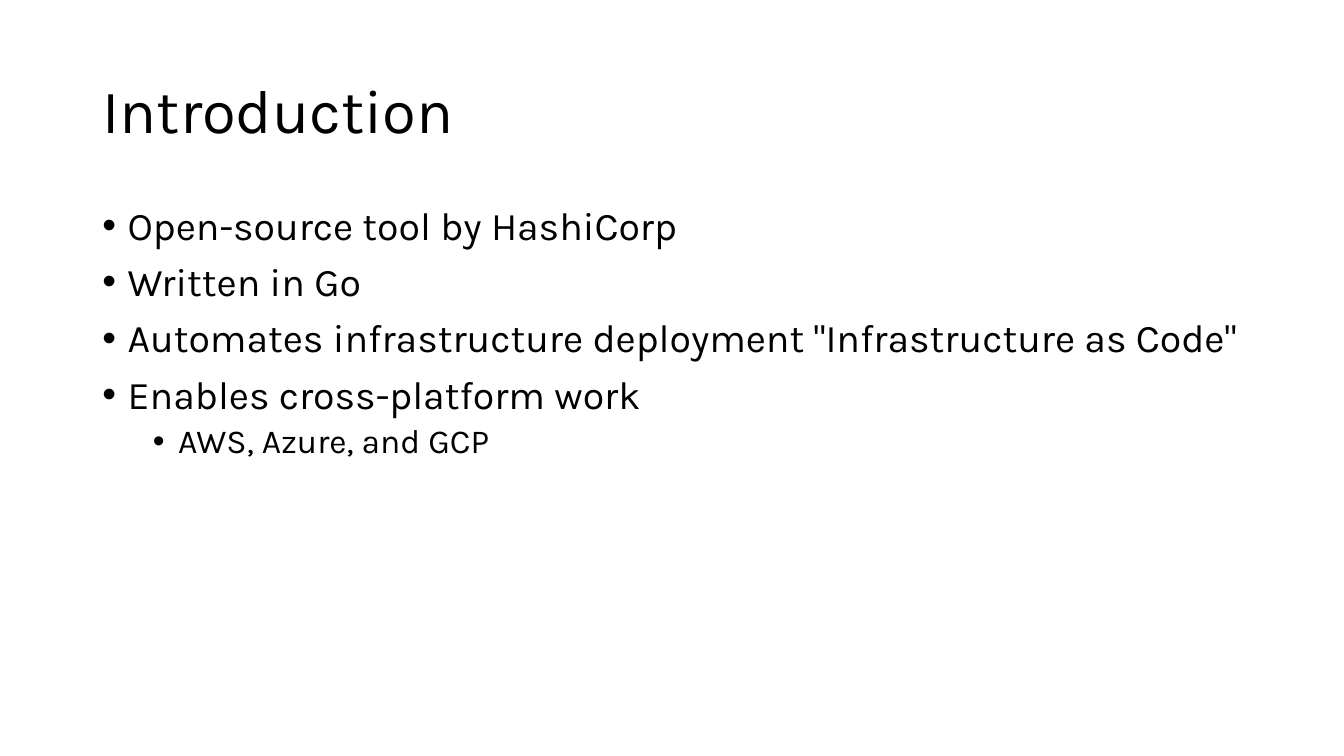
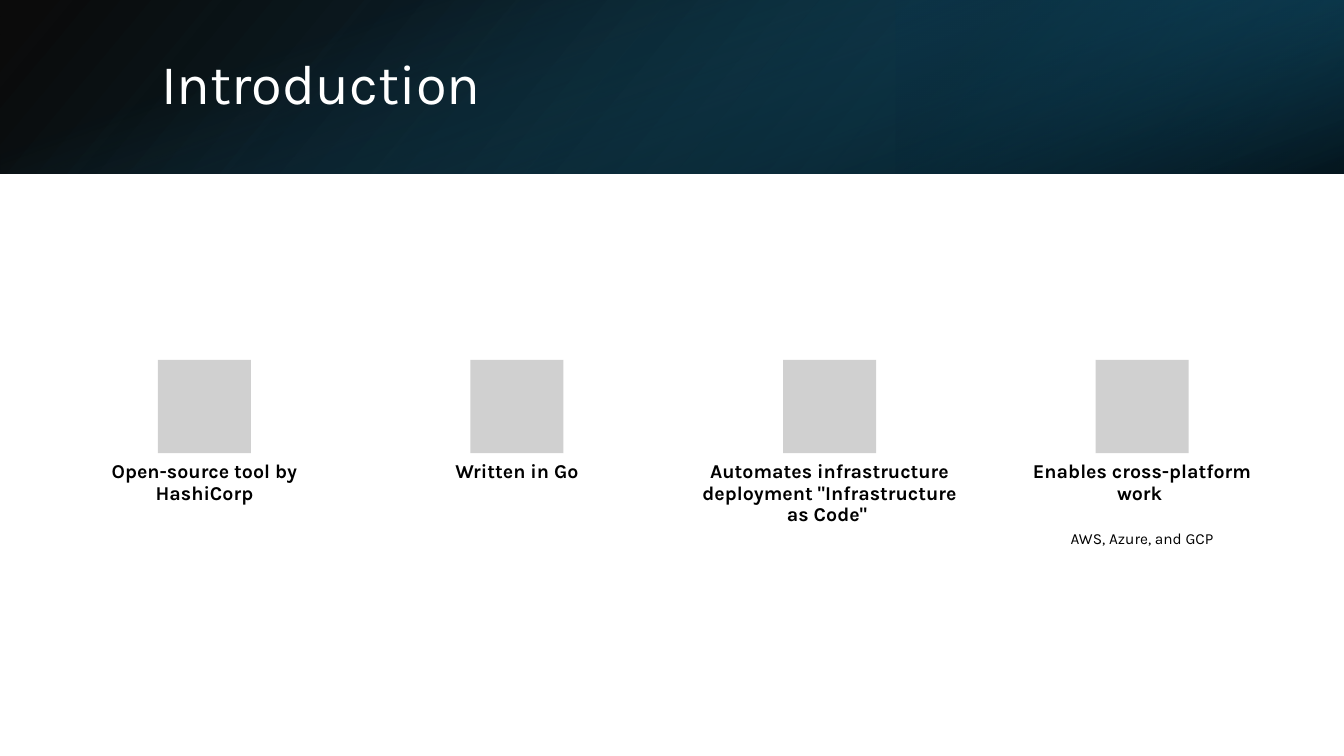
Before and after one commit to sebivenlo/esd-2024-terraform, a slide deck: slide 4 of Presentation/Terraform.pptx. Drawn at 1344x756 pixels with LibreOffice and Linux fonts; fonts in the diff are those of the drawing; grey boxes stand for pictures. Boxes give left, top, right and bottom in pixels: in the first picture for what was removed or moved away, otherwise in the second. Text is boxed around its words. In the diff, an @@ line names an element or a change of style, - is before the commit and + after.

```diff
--- a/Presentation/Terraform.pptx
+++ b/Presentation/Terraform.pptx
@@ rectangle added at bbox=[0, 0, 1344, 173], fill gradient #000000 to #104862 @@
@@ rectangle added at bbox=[0, 1, 1343, 174], fill gradient #156082 to #000000 @@
@@ rectangle added at bbox=[896, 0, 1344, 173], fill gradient #0B3041 to #156082 @@
@@ title "Introduction": place and size @@
-title "Introduction" at bbox=[102, 90, 453, 134]
+title "Introduction" at bbox=[161, 65, 480, 105]
@@ title "Introduction" at bbox=[161, 65, 480, 105]: size 44 to 40 pt, text colour #000000 to #FFFFFF @@
@@ text removed at bbox=[128, 213, 1237, 457] @@
-• Open-source tool by HashiCorp
-• Written in Go
-• Automates infrastructure deployment "Infrastructure as Code"
-• Enables cross-platform work
-  • AWS, Azure, and GCP
@@ group added at bbox=[112, 360, 1251, 546]: 5 texts, 4 pictures @@
+Open-source tool by HashiCorp
+Written in Go
+Automates infrastructure deployment "Infrastructure as Code"
+Enables cross-platform work
+AWS, Azure, and GCP
```
Also in this commit, not shown: 17 other slides changed, 2 slides added, 2 slides removed.
